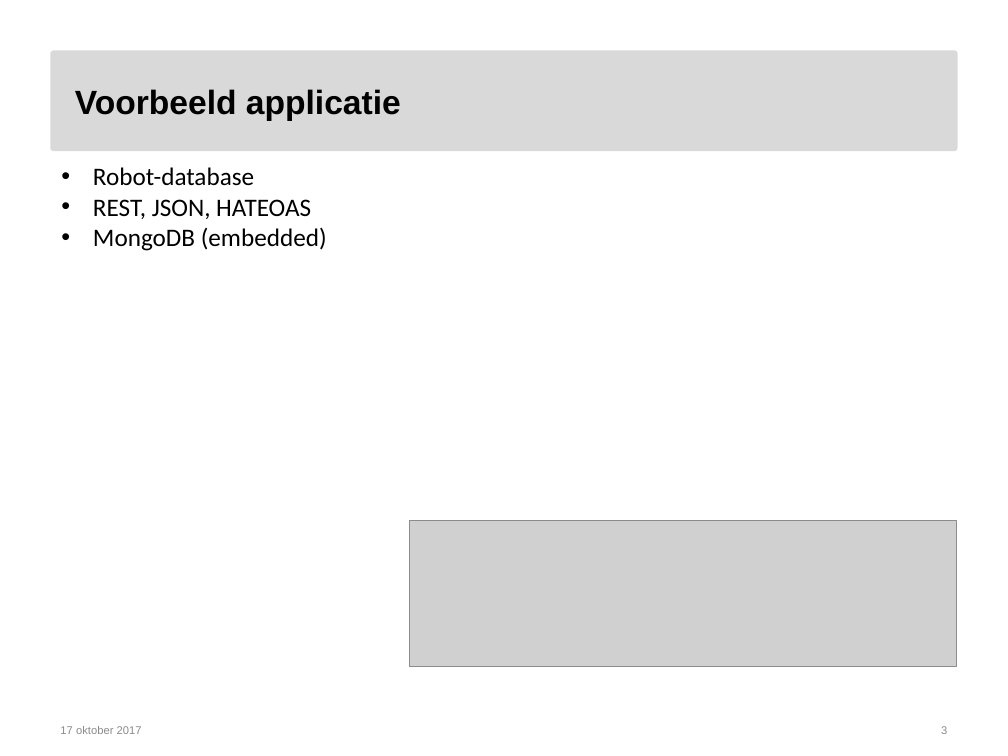
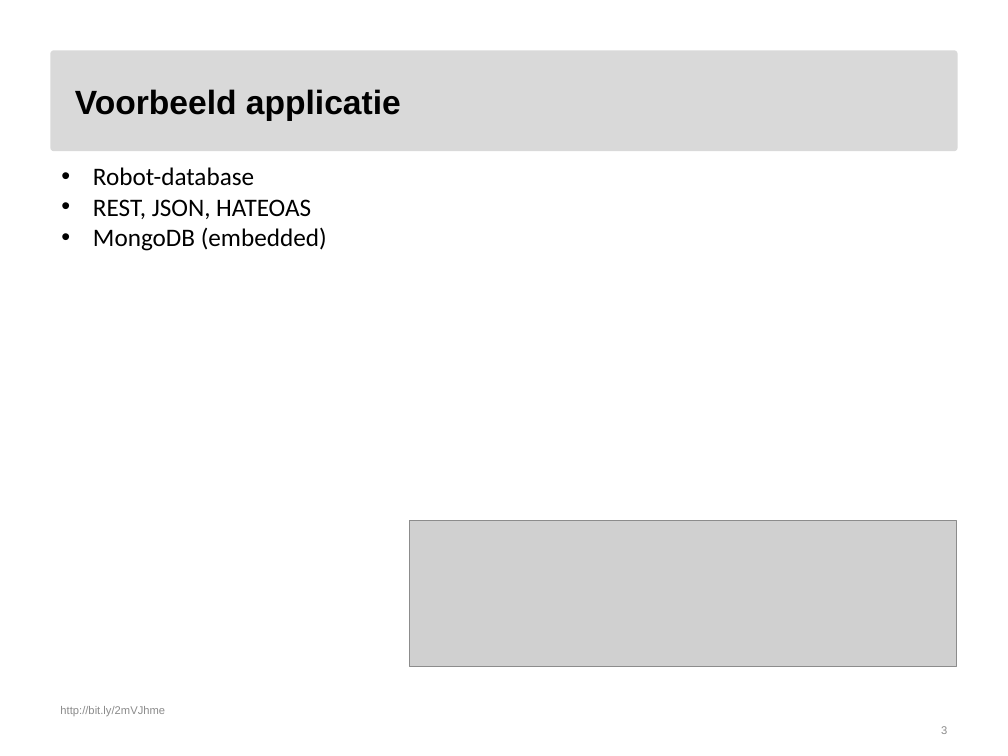
Before and after one commit to qanar/SpringBootDemo, a slide deck: slide 3 of Building a REST Service in Spring Boot.pptx. Drawn at 1008x756 pixels with LibreOffice and Linux fonts; fonts in the diff are those of the drawing; grey boxes stand for pictures; background and template pictures are left out. Boxes give left, top, right and bottom in pixels: in the first picture for what was removed or moved away, otherwise in the second. Text is boxed around its words. In the diff, an @@ line names an element or a change of style, - is before the commit and + after.

```diff
--- a/Building a REST Service in Spring Boot.pptx
+++ b/Building a REST Service in Spring Boot.pptx
@@ text added at bbox=[60, 706, 165, 716], 8 pt, text #8C8C8C @@
+http://bit.ly/2mVJhme
@@ text removed at bbox=[60, 726, 142, 734] @@
-17 oktober 2017
```
Also in this commit, not shown: 1 other slide changed.
